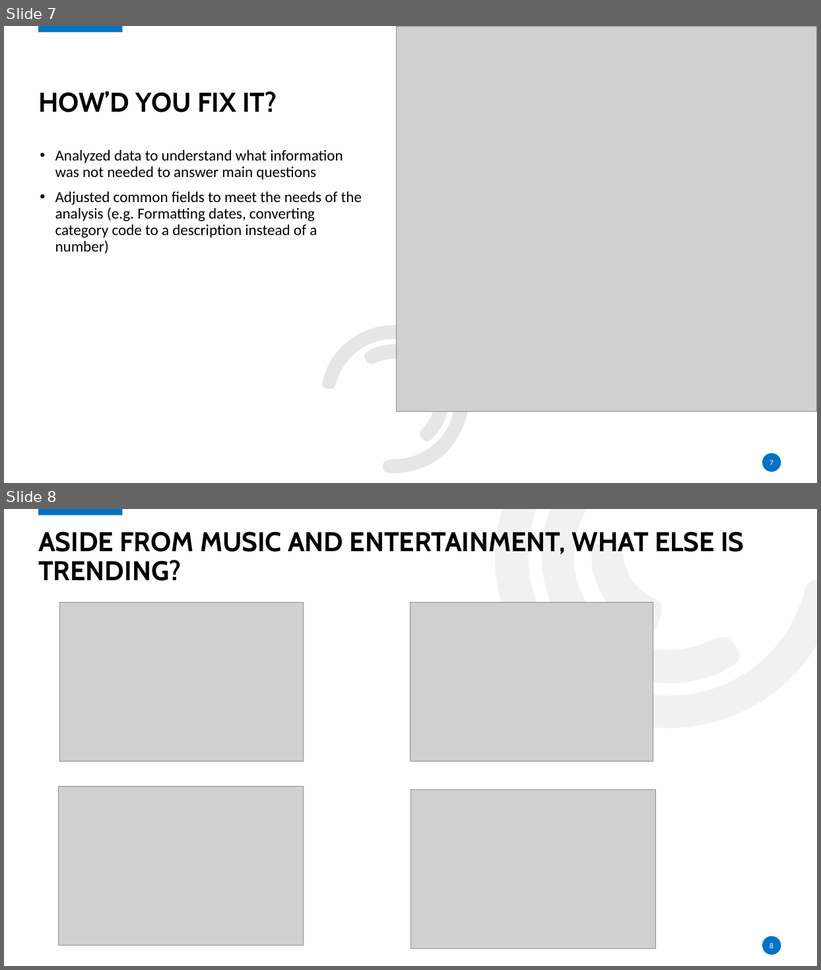
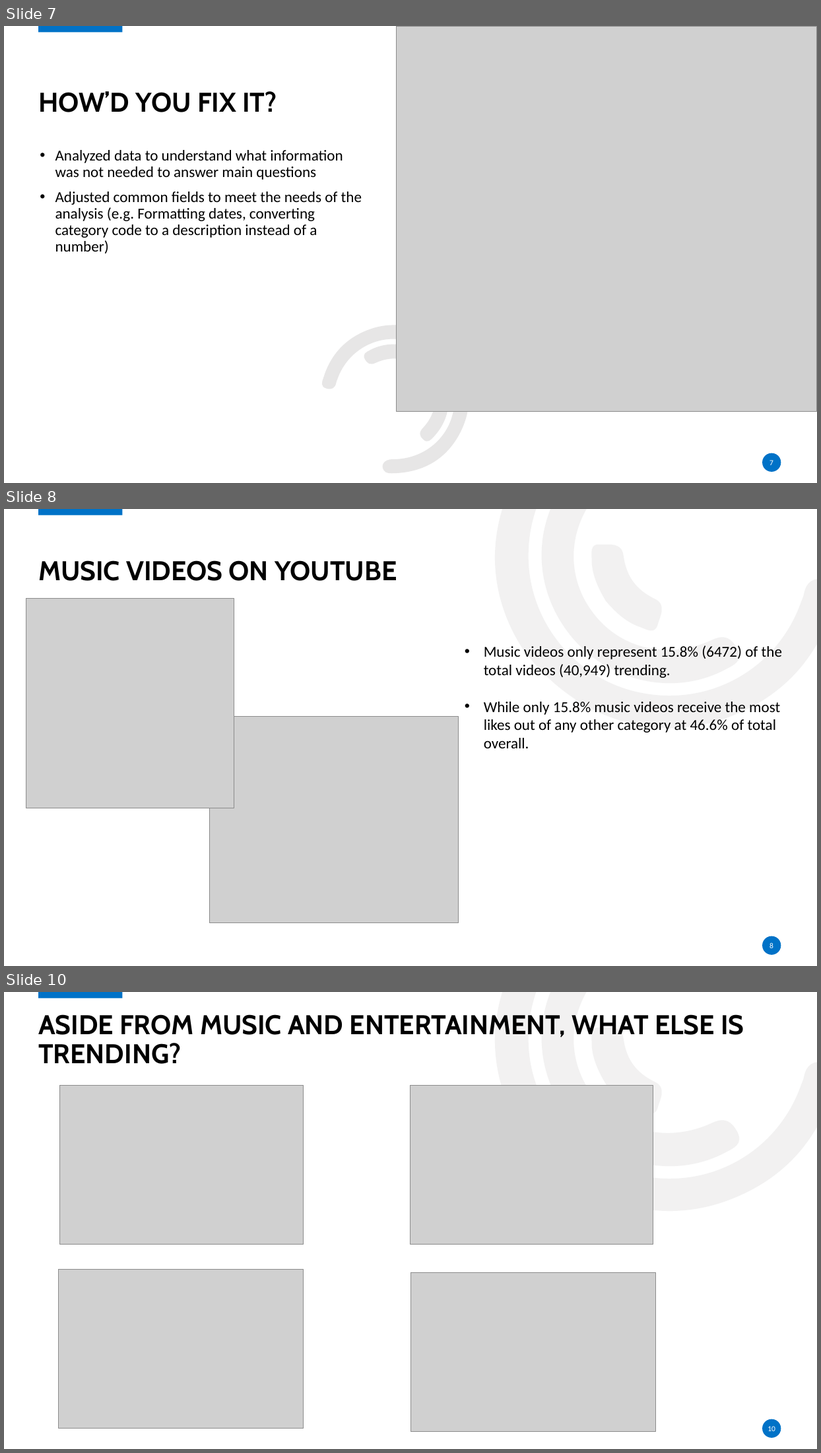
Before and after one commit to jcamacho8199/project1_grp5, a slide deck: Youtube Trending video analysis.pptx. Shown one above the other, each under a label of ours: slides 7 and 8 before the commit, slides 7, 8 and 10 after it; the slides between them are not shown. The pictures are 821x970 and 821x1453 pixels, drawn with LibreOffice and Linux fonts; fonts in the diff are those of the drawing; grey boxes stand for pictures; background and template pictures are left out. Boxes give left, top, right and bottom in pixels: in the first picture for what was removed or moved away, otherwise in the second. Text is boxed around its words. In the diff, an @@ line names an element or a change of style, - is before the commit and + after.

```diff
--- a/Youtube Trending video analysis.pptx
+++ b/Youtube Trending video analysis.pptx
@@ slide 8 added at (4, 509, 817, 966), background #FFFFFF; not listed: 5 template elements that a slide beside it also shows @@
@@ title added at (38, 560, 397, 581), 32 pt, text #000000, bold @@
+MUSIC VIDEOS ON YOUTUBE
@@ picture added at (26, 599, 234, 809) @@
@@ text added at (484, 646, 782, 749), 18 pt, text #000000 @@
+• Music videos only represent 15.8% (6472) of the total videos (40,949) trending.
+• While only 15.8% music videos receive the most likes out of any other category at 46.6% of total overall.
@@ picture added at (209, 716, 459, 923) @@
@@ rectangle added at (17, 910, 129, 966), fill #FFFFFF @@
@@ page number added at (770, 943, 774, 949), 9 pt, text #FFFFFF @@
+8
@@ what was slide 8 is now slide 10 @@
@@ page number at (768, 1426, 776, 1432): text changed @@
-8
+10
```
Also in this commit, not shown: 2 slides changed, 3 other slides added.
